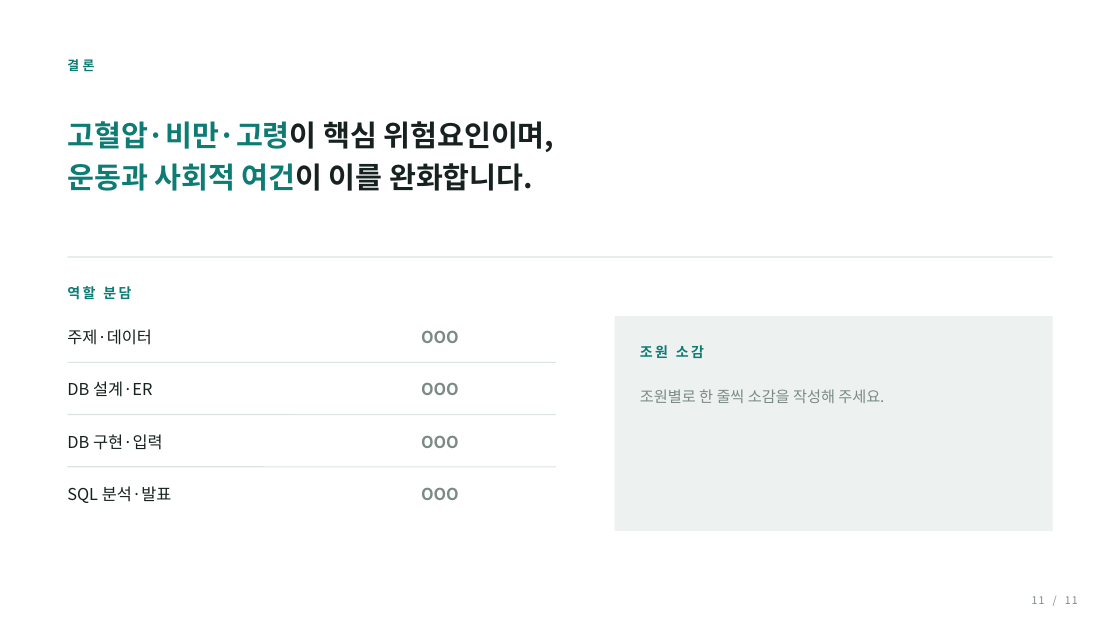
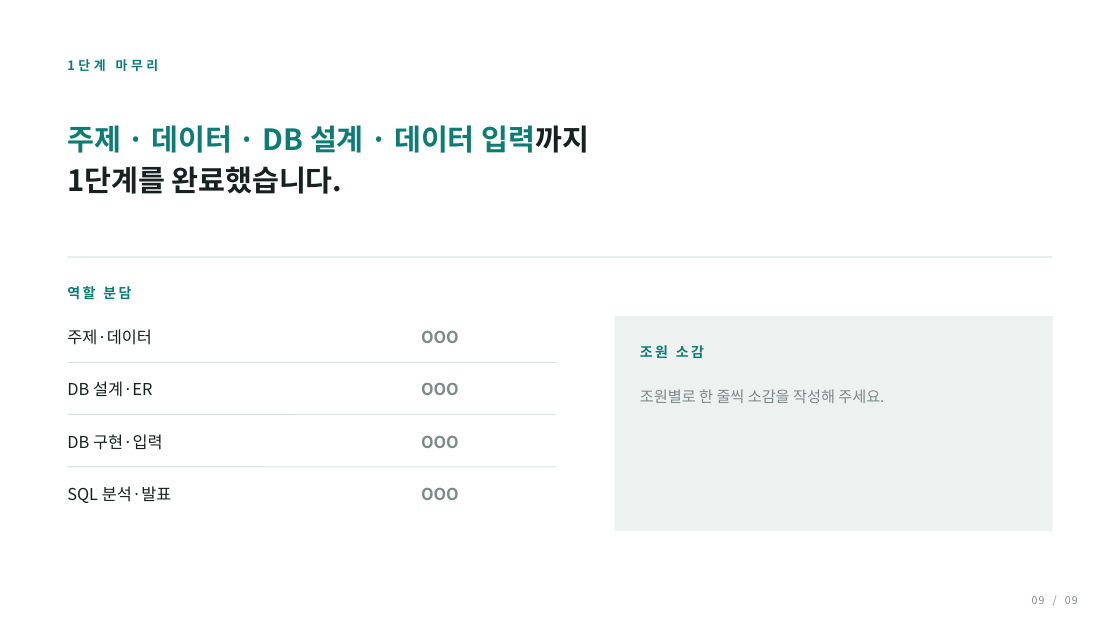
Before and after one commit to minthukyaw488-commits/diabetes, a slide deck: slide 9 of diabetes_project_stage1.pptx (slide 11 before the commit). Drawn at 1120x632 pixels with LibreOffice and Linux fonts; fonts in the diff are those of the drawing. Boxes give left, top, right and bottom in pixels: in the first picture for what was removed or moved away, otherwise in the second. Text is boxed around its words. In the diff, an @@ line names an element or a change of style, - is before the commit and + after.

```diff
--- a/diabetes_project_stage1.pptx
+++ b/diabetes_project_stage1.pptx
@@ text at (67,59,159,71): text changed @@
-결론
+1단계 마무리
@@ text at (67,125,588,194): text changed; text colour #17211F to #0E7C74 @@
-고혈압·비만·고령이 핵심 위험요인이며,
-운동과 사회적 여건이 이를 완화합니다.
+주제 · 데이터 · DB 설계 · 데이터 입력까지
+1단계를 완료했습니다.
@@ text at (1032,596,1078,604): text changed @@
-11 / 11
+09 / 09
```
Also in this commit, not shown: 6 other slides changed, 1 slide added, 3 slides removed, 1 other file.
